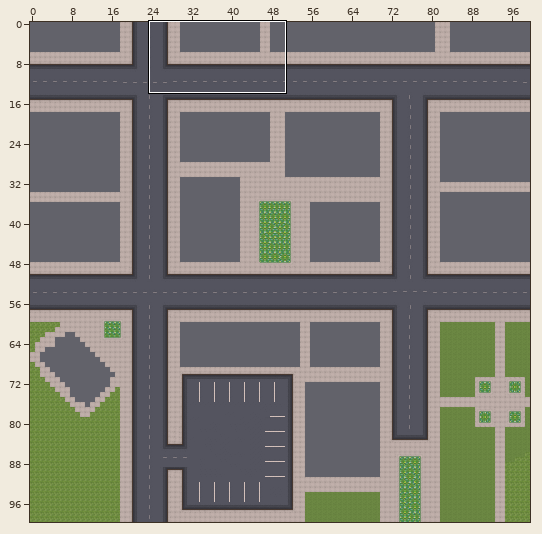
Two versions of a level (Tiled map, Rektel/levels/lev1.tmx). The picture above shows the old version from afar; the outline marks the close-up.
Close-up. Earlier state:
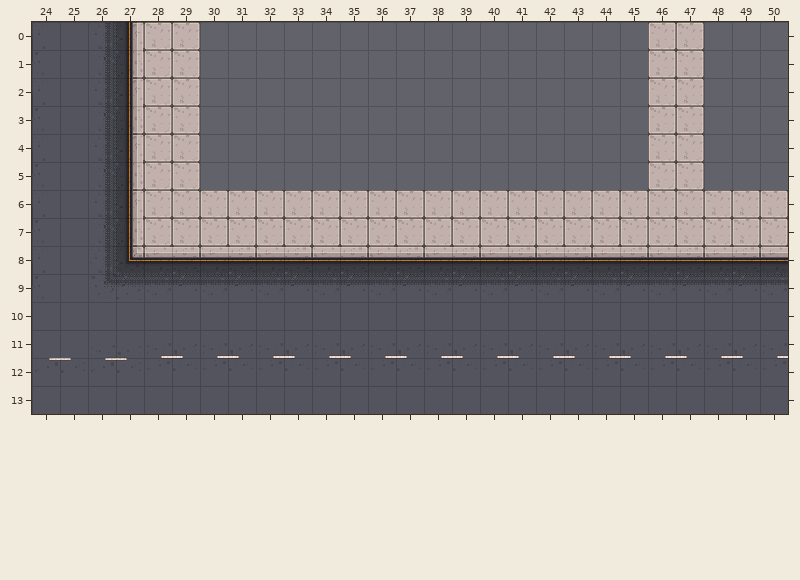
Cells are 32x32 px. Shown: x 24..50, y 0..13. The commit also changed other parts of the map, which this record leaves out.
Once edited:
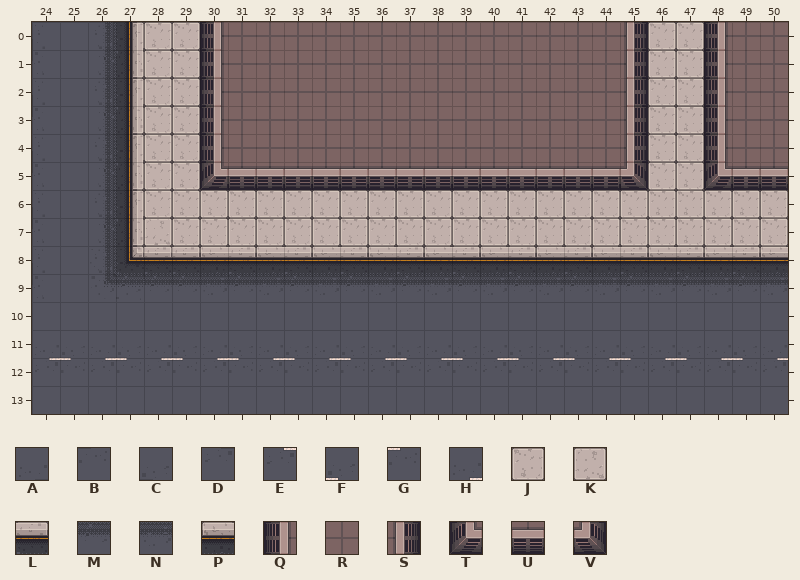
Key: from "spriteSheet": A 14, B 14 turned 180, C 15, D 15 turned 180, E 28, F 28 turned 180, G 29, H 29 turned 180, J 38, K 38 turned 180, L 39 turned 90, M 40 turned 90, N 57 turned 180, P 71 turned 180; from "spriteSheet2": Q 196, R 197, S 200, T 228, U 229, V 232.
_ is an empty cell.
The exact change:
{"where": "layer \"roadsSidewalks\""}
{"y":0,"x":30,"old":"________________","new":"QRRRRRRRRRRRRRRS"}
{"y":0,"x":48,"old":"___","new":"QRR"}
{"y":1,"x":30,"old":"________________","new":"QRRRRRRRRRRRRRRS"}
{"y":1,"x":48,"old":"___","new":"QRR"}
{"y":2,"x":30,"old":"________________","new":"QRRRRRRRRRRRRRRS"}
{"y":2,"x":48,"old":"___","new":"QRR"}
{"y":3,"x":30,"old":"________________","new":"QRRRRRRRRRRRRRRS"}
{"y":3,"x":48,"old":"___","new":"QRR"}
{"y":4,"x":30,"old":"________________","new":"QRRRRRRRRRRRRRRS"}
{"y":4,"x":48,"old":"___","new":"QRR"}
{"y":5,"x":30,"old":"________________","new":"TUUUUUUUUUUUUUUV"}
{"y":5,"x":48,"old":"___","new":"TUU"}
{"y":7,"x":28,"old":"J","new":"K"}
{"y":8,"x":28,"old":"P","new":"L"}
{"y":9,"x":28,"old":"N","new":"M"}
{"y":11,"x":28,"old":"HFHFHFHFHFHFHFHFHFHFHFH","new":"ACACACACACACACACACACACA"}
{"y":12,"x":28,"old":"DBDBDBDBDBDBDBDBDBDBDBD","new":"EGEGEGEGEGEGEGEGEGEGEGE"}
{"label":"added","picture_box":[200,22,648,190]}
{"label":"added","picture_box":[704,22,788,190]}
{"label":"changed","picture_box":[144,219,172,295]}
{"label":"changed","picture_box":[147,343,788,373]}
